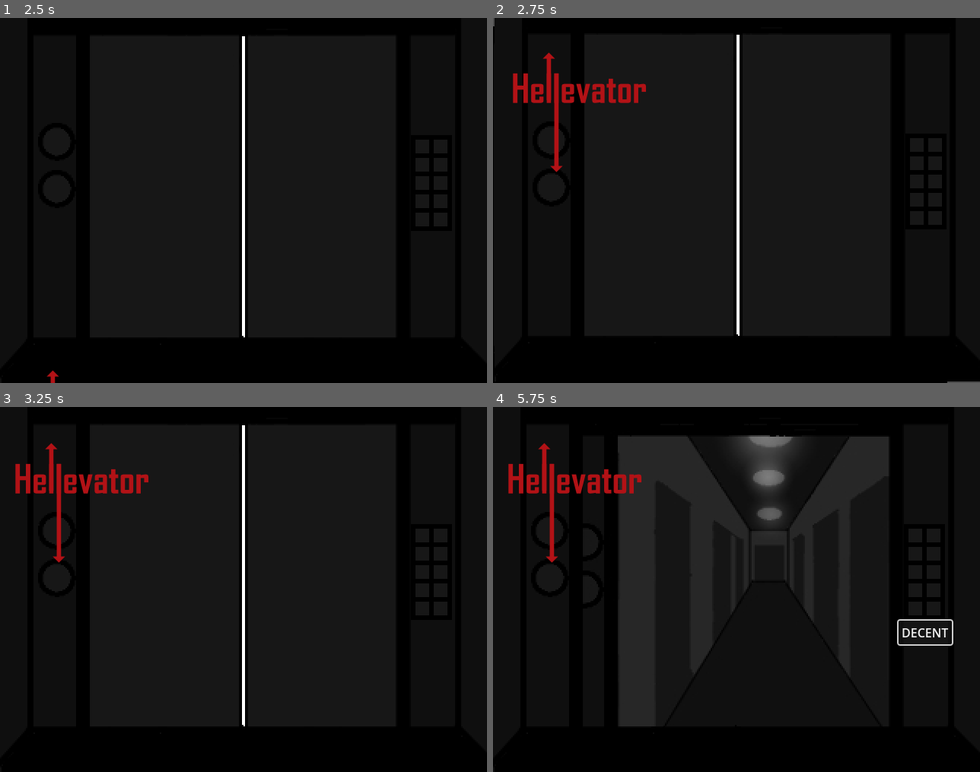
Above: before the commit, frames 1-4 (two rows, left to right).
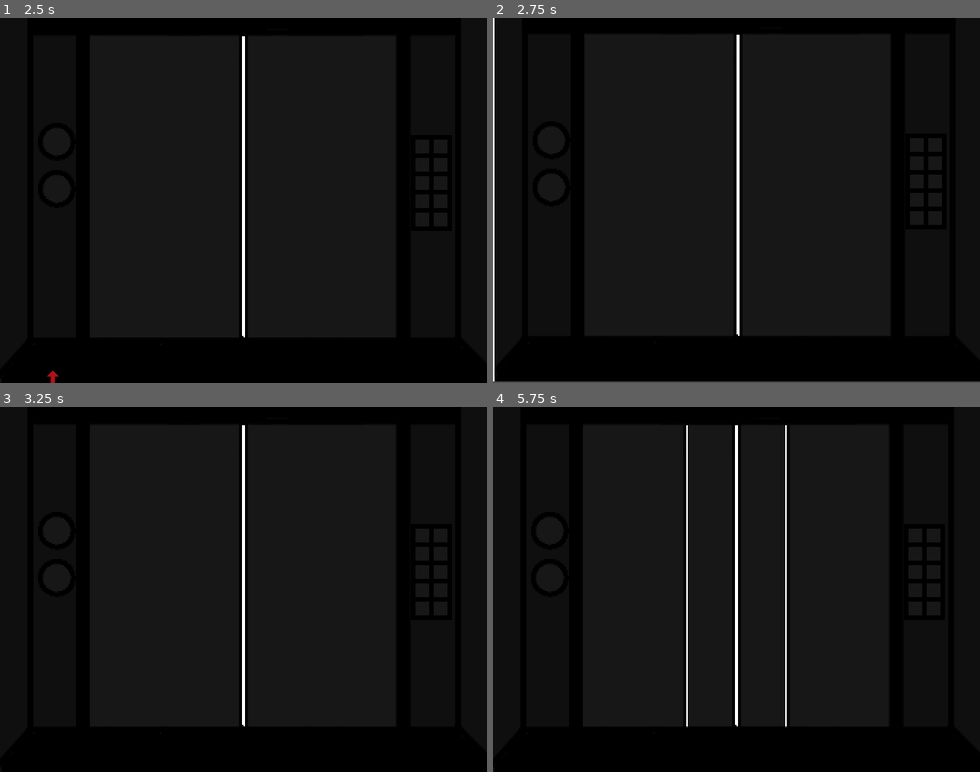
Above: after the commit, the same moments.

Repository: Crybaton/Hellevator
Game: Godot game, scene res://Scenes/start_menu_scene.tscn
Two runs of this game, one before a commit and one after it. Both use one fixed random seed, a clock stepped at 60 frames per second and the inputs below.
Inputs (mouse positions are in pixels of both pictures, inside the frame that each line leads up to):
- Up to frame 1 (2.5 s): click "DECENT" at 0.5 s; click (58, 142) at 1.25 s, where only the run after the commit has a clickable ">|<"; click (423, 145) at 2 s, where only the run after the commit has a clickable "1"
- Up to frame 2 (2.75 s): no input
- Up to frame 3 (3.25 s): click (58, 527) at 2.75 s, where only the run after the commit has a clickable ">|<"
- Up to frame 4 (5.75 s): click (916, 534) at 3.5 s, where only the run after the commit has a clickable "1"; click (916, 553) at 4.25 s, where only the run after the commit has a clickable "2"; click (551, 531) at 5 s, where only the run after the commit has a clickable ">|<"

Frame 1 is identical in both runs. In frame 2, 2.1% of the frame differs, in the area x 0-94%, y 0-100%; in frame 3, 1.4%; in frame 4, 4.4%, in the area x 3-95%, y 5-88%.

Commit message:
Panic Door Test

Diff:
--- a/Scenes/button_board.tscn
+++ b/Scenes/button_board.tscn
@@ -1,7 +1,7 @@
 [gd_scene load_steps=3 format=3 uid="uid://dby3a2axisir6"]
 
 [ext_resource type="Script" uid="uid://dytivxru8k64r" path="res://Scripts/buttonMaster.gd" id="1_0iiyx"]
-[ext_resource type="Texture2D" uid="uid://bmydf0sgffanj" path="res://Assets/Finished/Elevator/ButtonBoard.png" id="2_88ty5"]
+[ext_resource type="Texture2D" uid="uid://35ida144aj7d" path="res://Assets/Finished/Elevator/ButtonCloseAlt.png" id="2_0iiyx"]
 
 [node name="ButtonBoard" type="Node2D"]
 script = ExtResource("1_0iiyx")
@@ -9,7 +9,22 @@
 [node name="ButtonBoard" type="TextureRect" parent="."]
 offset_right = 40.0
 offset_bottom = 40.0
-texture = ExtResource("2_88ty5")
+texture = ExtResource("2_0iiyx")
+
+[node name="ButtonClose" type="Button" parent="."]
+offset_left = 57.0
+offset_top = 146.0
+offset_right = 93.0
+offset_bottom = 178.0
+text = ">|<"
+
+[node name="ButtonOpen" type="Button" parent="."]
+visible = false
+offset_left = 56.0
+offset_top = 208.0
+offset_right = 95.0
+offset_bottom = 240.0
+text = "<|>"
 
 [node name="Button1" type="Button" parent="."]
 offset_left = 546.0
@@ -43,6 +58,8 @@
 theme_override_font_sizes/font_size = 9
 text = "4"
 
+[connection signal="pressed" from="ButtonClose" to="." method="_on_button_close_pressed"]
+[connection signal="pressed" from="ButtonOpen" to="." method="_on_button_open_pressed"]
 [connection signal="pressed" from="Button1" to="." method="_on_button_1_pressed"]
 [connection signal="pressed" from="Button2" to="." method="_on_button_2_pressed"]
 [connection signal="pressed" from="Button3" to="." method="_on_button_3_pressed"]
--- a/Scenes/elevator.tscn
+++ b/Scenes/elevator.tscn
@@ -1,73 +1,22 @@
-[gd_scene load_steps=9 format=3 uid="uid://bxuh8rnyasyvd"]
+[gd_scene load_steps=6 format=3 uid="uid://bxuh8rnyasyvd"]
 
 [ext_resource type="Script" uid="uid://b7y8l6s046ydw" path="res://Scripts/elevator.gd" id="1_jd6vs"]
 [ext_resource type="Texture2D" uid="uid://bywxfwfaawq8j" path="res://Assets/Finished/Elevator/corridor001.jpg" id="2_1gjip"]
 [ext_resource type="Texture2D" uid="uid://d16ke3qsyqxn5" path="res://Assets/Finished/Elevator/dooropen.png" id="2_jd6vs"]
-[ext_resource type="Shader" uid="uid://ddhltppp0dvda" path="res://Shader/bloodletting.gdshader" id="2_sdfrh"]
-[ext_resource type="Shader" uid="uid://d1qmt3bcev54e" path="res://Shader/flashlight.gdshader" id="3_ehl1p"]
+[ext_resource type="PackedScene" uid="uid://gvlfoushpbbg" path="res://Scenes/panic_doors.tscn" id="3_sdfrh"]
 [ext_resource type="PackedScene" uid="uid://dby3a2axisir6" path="res://Scenes/button_board.tscn" id="5_sdfrh"]
-
-[sub_resource type="ShaderMaterial" id="ShaderMaterial_ehl1p"]
-shader = ExtResource("2_sdfrh")
-shader_parameter/overlay = false
-shader_parameter/scanlines_opacity = 0.4
-shader_parameter/scanlines_width = 0.25
-shader_parameter/grille_opacity = 0.032
-shader_parameter/resolution = Vector2(640, 480)
-shader_parameter/pixelate = true
-shader_parameter/roll = true
-shader_parameter/roll_speed = 0.0
-shader_parameter/roll_size = 0.0
-shader_parameter/roll_variation = 0.1
-shader_parameter/distort_intensity = 0.05
-shader_parameter/noise_opacity = 0.4
-shader_parameter/noise_speed = 3.0
-shader_parameter/static_noise_intensity = 0.121
-shader_parameter/aberration = 0.00500005
-shader_parameter/brightness = 1.4
-shader_parameter/discolor = false
-shader_parameter/warp_amount = 0.018
-shader_parameter/clip_warp = false
-shader_parameter/vignette_intensity = 1.0
-shader_parameter/vignette_opacity = 0.5
-
-[sub_resource type="ShaderMaterial" id="ShaderMaterial_i2rfo"]
-shader = ExtResource("3_ehl1p")
-shader_parameter/circle_size = 0.5
-shader_parameter/feather = 0.05
-shader_parameter/circle_position = Vector2(0.5, 0.5)
-shader_parameter/screen_width = 640.0
-shader_parameter/screen_height = 480.0
 
 [node name="Elevator" type="Node2D"]
 script = ExtResource("1_jd6vs")
 
-[node name="Shader" type="CanvasLayer" parent="."]
-
-[node name="TheMagic" type="ColorRect" parent="Shader"]
-material = SubResource("ShaderMaterial_ehl1p")
-anchors_preset = 15
-anchor_right = 1.0
-anchor_bottom = 1.0
-grow_horizontal = 2
-grow_vertical = 2
-mouse_filter = 2
-
-[node name="ColorRect" type="ColorRect" parent="Shader"]
-visible = false
-material = SubResource("ShaderMaterial_i2rfo")
-anchors_preset = 15
-anchor_right = 1.0
-anchor_bottom = 1.0
-grow_horizontal = 2
-grow_vertical = 2
-mouse_filter = 2
-
-[node name="TextureRect" type="TextureRect" parent="."]
+[node name="Hallway" type="TextureRect" parent="."]
+z_index = -2
 offset_right = 320.0
 offset_bottom = 240.0
 scale = Vector2(2, 2)
 texture = ExtResource("2_1gjip")
+
+[node name="PanicDoors" parent="." instance=ExtResource("3_sdfrh")]
 
 [node name="DoorFrame" type="TextureRect" parent="."]
 offset_right = 40.0
--- a/Scenes/elevator_scene_2.tscn
+++ b/Scenes/elevator_scene_2.tscn
@@ -1,18 +1,22 @@
-[gd_scene load_steps=5 format=3 uid="uid://d1mgkvixxl1j1"]
+[gd_scene load_steps=6 format=3 uid="uid://d1mgkvixxl1j1"]
 
 [ext_resource type="Script" uid="uid://dwpag6l3e6k3k" path="res://Scripts/elevator_scene_2.gd" id="1_utb00"]
 [ext_resource type="Texture2D" uid="uid://bqru26r5yxoeq" path="res://Assets/Finished/Elevator/corridor002.jpg" id="2_2dx35"]
 [ext_resource type="Texture2D" uid="uid://d16ke3qsyqxn5" path="res://Assets/Finished/Elevator/dooropen.png" id="2_utb00"]
+[ext_resource type="PackedScene" uid="uid://gvlfoushpbbg" path="res://Scenes/panic_doors.tscn" id="3_ui1o1"]
 [ext_resource type="PackedScene" uid="uid://dby3a2axisir6" path="res://Scenes/button_board.tscn" id="4_2dx35"]
 
 [node name="ElevatorScene2" type="Node2D"]
 script = ExtResource("1_utb00")
 
-[node name="TextureRect" type="TextureRect" parent="."]
+[node name="Hallway" type="TextureRect" parent="."]
+z_index = -2
 offset_right = 320.0
 offset_bottom = 240.0
 scale = Vector2(2, 2)
 texture = ExtResource("2_2dx35")
+
+[node name="PanicDoors" parent="." instance=ExtResource("3_ui1o1")]
 
 [node name="DoorFrame" type="TextureRect" parent="."]
 offset_right = 320.0
--- a/Scenes/elevator_scene_3.tscn
+++ b/Scenes/elevator_scene_3.tscn
@@ -1,18 +1,24 @@
-[gd_scene load_steps=4 format=3 uid="uid://dvxtp86dpsph5"]
+[gd_scene load_steps=6 format=3 uid="uid://dvxtp86dpsph5"]
 
+[ext_resource type="Script" uid="uid://b6scml2fch6ma" path="res://Scripts/elevator_scene_3.gd" id="1_bi5jp"]
 [ext_resource type="Texture2D" uid="uid://x33bbljer2fq" path="res://Assets/Finished/Elevator/corridor003.jpg" id="1_ea6ue"]
 [ext_resource type="Texture2D" uid="uid://d16ke3qsyqxn5" path="res://Assets/Finished/Elevator/dooropen.png" id="2_bi5jp"]
+[ext_resource type="PackedScene" uid="uid://gvlfoushpbbg" path="res://Scenes/panic_doors.tscn" id="3_0kfb5"]
 [ext_resource type="PackedScene" uid="uid://dby3a2axisir6" path="res://Scenes/button_board.tscn" id="3_reeb5"]
 
 [node name="elevator_scene_3" type="Node2D"]
+script = ExtResource("1_bi5jp")
 
 [node name="Hallway" type="TextureRect" parent="."]
+z_index = -2
 offset_right = 40.0
 offset_bottom = 40.0
 scale = Vector2(2, 2)
 texture = ExtResource("1_ea6ue")
 
-[node name="Doors" type="TextureRect" parent="."]
+[node name="PanicDoors" parent="." instance=ExtResource("3_0kfb5")]
+
+[node name="Door" type="TextureRect" parent="."]
 offset_right = 40.0
 offset_bottom = 40.0
 scale = Vector2(2, 2)
--- a/Scenes/elevator_scene_4.tscn
+++ b/Scenes/elevator_scene_4.tscn
@@ -1,18 +1,24 @@
-[gd_scene load_steps=4 format=3 uid="uid://d1ghaawx5pa73"]
+[gd_scene load_steps=6 format=3 uid="uid://d1ghaawx5pa73"]
 
 [ext_resource type="Texture2D" uid="uid://clwef05kpwy1w" path="res://Assets/Finished/Elevator/corridor004.jpg" id="1_8py2d"]
+[ext_resource type="Script" uid="uid://b023uyy78jvac" path="res://Scripts/elevator_scene_4.gd" id="1_pjf0i"]
 [ext_resource type="Texture2D" uid="uid://d16ke3qsyqxn5" path="res://Assets/Finished/Elevator/dooropen.png" id="2_5yfo4"]
 [ext_resource type="PackedScene" uid="uid://dby3a2axisir6" path="res://Scenes/button_board.tscn" id="3_5yfo4"]
+[ext_resource type="PackedScene" uid="uid://gvlfoushpbbg" path="res://Scenes/panic_doors.tscn" id="3_n4g6e"]
 
 [node name="elevator_scene_4" type="Node2D"]
+script = ExtResource("1_pjf0i")
 
 [node name="Hallway" type="TextureRect" parent="."]
+z_index = -2
 offset_right = 40.0
 offset_bottom = 40.0
 scale = Vector2(2, 2)
 texture = ExtResource("1_8py2d")
 
-[node name="TextureRect" type="TextureRect" parent="."]
+[node name="PanicDoors" parent="." instance=ExtResource("3_n4g6e")]
+
+[node name="Door" type="TextureRect" parent="."]
 offset_right = 40.0
 offset_bottom = 40.0
 scale = Vector2(2, 2)
--- /dev/null
+++ b/Scenes/elevator_scene_5.tscn
@@ -0,0 +1,27 @@
+[gd_scene load_steps=6 format=3 uid="uid://beerbbh0uwhpx"]
+
+[ext_resource type="Script" uid="uid://wtuv4afucjc0" path="res://Scripts/elevator_scene_5.gd" id="1_8xx5v"]
+[ext_resource type="Texture2D" uid="uid://dgelc4sym48x2" path="res://Assets/Finished/Elevator/corridor005.jpg" id="1_sur6d"]
+[ext_resource type="PackedScene" uid="uid://gvlfoushpbbg" path="res://Scenes/panic_doors.tscn" id="2_evyry"]
+[ext_resource type="Texture2D" uid="uid://d16ke3qsyqxn5" path="res://Assets/Finished/Elevator/dooropen.png" id="2_vld8g"]
+[ext_resource type="PackedScene" uid="uid://dby3a2axisir6" path="res://Scenes/button_board.tscn" id="4_8xx5v"]
+
+[node name="elevator_scene_5" type="Node2D"]
+script = ExtResource("1_8xx5v")
+
+[node name="Hallway" type="TextureRect" parent="."]
+z_index = -2
+offset_right = 40.0
+offset_bottom = 40.0
+scale = Vector2(2, 2)
+texture = ExtResource("1_sur6d")
+
+[node name="PanicDoors" parent="." instance=ExtResource("2_evyry")]
+
+[node name="Door" type="TextureRect" parent="."]
+offset_right = 40.0
+offset_bottom = 40.0
+scale = Vector2(2, 2)
+texture = ExtResource("2_vld8g")
+
+[node name="ButtonBoard" parent="." instance=ExtResource("4_8xx5v")]
--- /dev/null
+++ b/Scenes/panic_doors.tscn
@@ -0,0 +1,91 @@
+[gd_scene load_steps=7 format=3 uid="uid://gvlfoushpbbg"]
+
+[ext_resource type="Script" uid="uid://duvopm37udk2q" path="res://Scripts/panic_doors.gd" id="1_6sndi"]
+[ext_resource type="Texture2D" uid="uid://b4500aeqmw17i" path="res://Assets/Finished/Elevator/doorleft.jpg" id="1_w5ufd"]
+[ext_resource type="Texture2D" uid="uid://dpfms7g6xw08f" path="res://Assets/Finished/Elevator/doorright.jpg" id="2_6sndi"]
+
+[sub_resource type="Animation" id="Animation_3kl52"]
+resource_name = "PanicClose"
+tracks/0/type = "value"
+tracks/0/imported = false
+tracks/0/enabled = true
+tracks/0/path = NodePath("DoorLeft:position")
+tracks/0/interp = 1
+tracks/0/loop_wrap = true
+tracks/0/keys = {
+"times": PackedFloat32Array(0, 0.2),
+"transitions": PackedFloat32Array(1, 1),
+"update": 0,
+"values": [Vector2(-320, 0), Vector2(0, 0)]
+}
+tracks/1/type = "value"
+tracks/1/imported = false
+tracks/1/enabled = true
+tracks/1/path = NodePath("DoorRight:position")
+tracks/1/interp = 1
+tracks/1/loop_wrap = true
+tracks/1/keys = {
+"times": PackedFloat32Array(0, 0.2),
+"transitions": PackedFloat32Array(1, 1),
+"update": 0,
+"values": [Vector2(640, 0), Vector2(320, 0)]
+}
+
+[sub_resource type="Animation" id="Animation_u808o"]
+length = 0.001
+tracks/0/type = "value"
+tracks/0/imported = false
+tracks/0/enabled = true
+tracks/0/path = NodePath("DoorLeft:position")
+tracks/0/interp = 1
+tracks/0/loop_wrap = true
+tracks/0/keys = {
+"times": PackedFloat32Array(0),
+"transitions": PackedFloat32Array(1),
+"update": 0,
+"values": [Vector2(-320, 0)]
+}
+tracks/1/type = "value"
+tracks/1/imported = false
+tracks/1/enabled = true
+tracks/1/path = NodePath("DoorRight:position")
+tracks/1/interp = 1
+tracks/1/loop_wrap = true
+tracks/1/keys = {
+"times": PackedFloat32Array(0),
+"transitions": PackedFloat32Array(1),
+"update": 0,
+"values": [Vector2(640, 0)]
+}
+
+[sub_resource type="AnimationLibrary" id="AnimationLibrary_dvymq"]
+_data = {
+&"PanicClose": SubResource("Animation_3kl52"),
+&"RESET": SubResource("Animation_u808o")
+}
+
+[node name="PanicDoors" type="Node2D"]
+z_index = -1
+script = ExtResource("1_6sndi")
+
+[node name="DoorLeft" type="TextureRect" parent="."]
+z_index = -1
+texture_filter = 1
+offset_left = -320.0
+offset_right = -160.0
+offset_bottom = 240.0
+scale = Vector2(2, 2)
+texture = ExtResource("1_w5ufd")
+
+[node name="DoorRight" type="TextureRect" parent="."]
+z_index = -1
+offset_left = 640.0
+offset_right = 800.0
+offset_bottom = 240.0
+scale = Vector2(2, 2)
+texture = ExtResource("2_6sndi")
+
+[node name="PanicDoors" type="AnimationPlayer" parent="."]
+libraries = {
+&"": SubResource("AnimationLibrary_dvymq")
+}
--- a/Scripts/Global.gd
+++ b/Scripts/Global.gd
@@ -1,2 +1,4 @@
 extends Node
 @export var Screenshake = false
+@export var PanicDoorsClosed = false
+@export var PanicDoorsClosing = false
--- a/Scripts/buttonMaster.gd
+++ b/Scripts/buttonMaster.gd
@@ -1,4 +1,15 @@
 extends Node2D
+
+
+func _on_button_close_pressed():
+	if Global.PanicDoorsClosed == false:
+		Global.PanicDoorsClosing = true
+		Global.PanicDoorsClosed = true
+
+#func _on_button_open_pressed():
+	#if Global.PanicDoorsClosed == true:
+		#Global.PanicDoorsClosing = false
+		#Global.PanicDoorsClosed = false
 
 
 func _on_button_1_pressed():
--- a/Scripts/elevator_scene_2.gd
+++ b/Scripts/elevator_scene_2.gd
@@ -1,5 +1,5 @@
 extends Node2D
 
-
-func _on_button_floor_1_pressed():
-	SceneTransition.change_scene("res://Scenes/elevator.tscn")
+func _ready():
+	Global.PanicDoorsClosed = false
+	Global.PanicDoorsClosing = false
--- /dev/null
+++ b/Scripts/elevator_scene_3.gd
@@ -0,0 +1,5 @@
+extends Node2D
+
+func _ready():
+	Global.PanicDoorsClosed = false
+	Global.PanicDoorsClosing = false
--- /dev/null
+++ b/Scripts/elevator_scene_4.gd
@@ -0,0 +1,5 @@
+extends Node2D
+
+func _ready():
+	Global.PanicDoorsClosed = false
+	Global.PanicDoorsClosing = false
--- /dev/null
+++ b/Scripts/elevator_scene_5.gd
@@ -0,0 +1,4 @@
+extends Node2D
+func _ready():
+	Global.PanicDoorsClosed = false
+	Global.PanicDoorsClosing = false
--- /dev/null
+++ b/Scripts/panic_doors.gd
@@ -0,0 +1,18 @@
+extends Node2D
+
+func _physics_process(delta):
+	PanicDoorsClose()
+	#PanicDoorsOpen()
+func PanicDoorsClose():
+	#print("Close")
+	if Global.PanicDoorsClosing == true and Global.PanicDoorsClosed == true:
+		$PanicDoors.play("PanicClose")
+		await($PanicDoors.animation_finished)
+		Global.PanicDoorsClosing = false
+
+#func PanicDoorsOpen():
+	#print("Open")
+	#if Global.PanicDoorsClosing == false and Global.PanicDoorsClosed == false:
+		#$PanicDoors.play_backwards("PanicClose")
+		#await($PanicDoors.animation_finished)
+		#Global.PanicDoorsClosed = true
--- a/project.godot
+++ b/project.godot
@@ -20,6 +20,8 @@
 Global="*res://Scripts/Global.gd"
 SceneTransition="*res://Transition/scene_transition.tscn"
 SoundManager="*res://Scenes/sound_manager.tscn"
+PanicDoors="*res://Scenes/panic_doors.tscn"
+ButtonBoard="*res://Scenes/button_board.tscn"
 
 [display]
 
Binary file changed: Assets/Finished/Elevator/ButtonBoard.png
Binary file added: Assets/Finished/Elevator/ButtonClose.png
Not shown, added: Assets/Finished/Elevator/ButtonClose.png.import
Binary file added: Assets/Finished/Elevator/ButtonCloseAlt.png
Not shown, added: Assets/Finished/Elevator/ButtonCloseAlt.png.import
Binary file added: Assets/Finished/Elevator/ButtonCloseHover.png
Not shown, added: Assets/Finished/Elevator/ButtonCloseHover.png.import
Binary file added: Assets/Finished/Elevator/corridor005.jpg
Not shown, added: Assets/Finished/Elevator/corridor005.jpg.import
Not shown, added: Scripts/elevator_scene_3.gd.uid
Not shown, added: Scripts/elevator_scene_4.gd.uid
Not shown, added: Scripts/elevator_scene_5.gd.uid
(and 1 more such lines)
